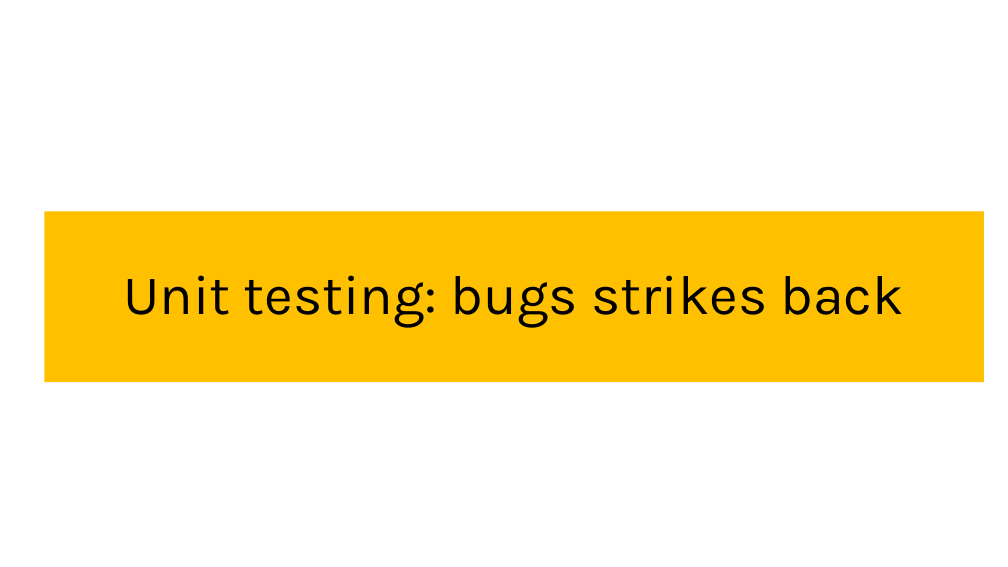
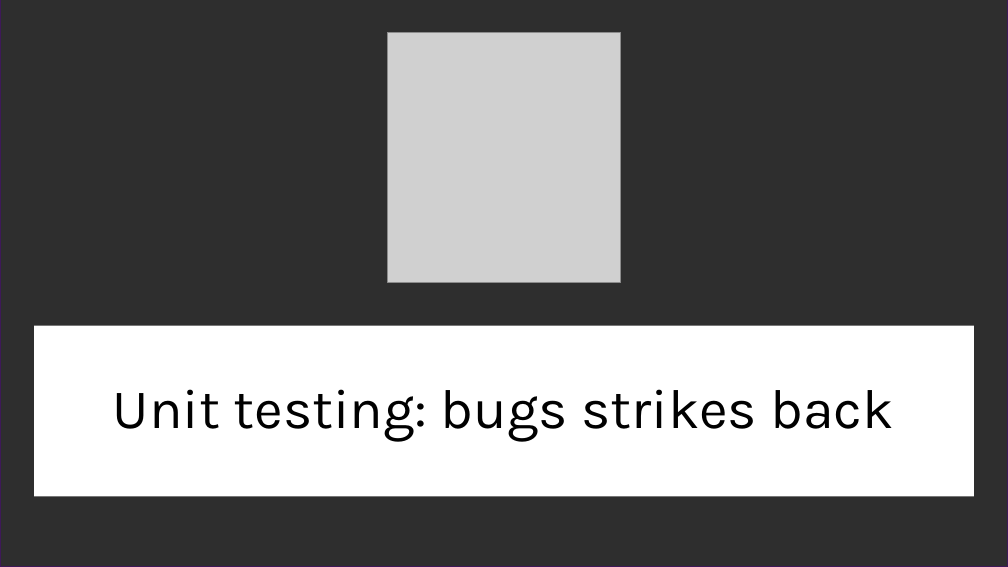
Before and after one commit to Markeli/BugsStrikesBack, a slide deck: slide 1 of docs/Markelow.UnitTests.pptx. Drawn at 1008x567 pixels with LibreOffice and Linux fonts; fonts in the diff are those of the drawing; grey boxes stand for pictures; background and template pictures are left out. Boxes give left, top, right and bottom in pixels: in the first picture for what was removed or moved away, otherwise in the second. Text is boxed around its words. In the diff, an @@ line names an element or a change of style, - is before the commit and + after.

Commit message:
Fixed theme and numeration in presentation

```diff
--- a/docs/Markelow.UnitTests.pptx
+++ b/docs/Markelow.UnitTests.pptx
@@ rectangle added at <box>0,0,1008,567</box>, fill #2E2E2E, outline #3E1A59 1 pt @@
@@ picture added at <box>387,33,621,282</box> @@
@@ title "Unit testing: bugs strikes back": place and size @@
-title "Unit testing: bugs strikes back" at <box>45,211,985,382</box>
+title "Unit testing: bugs strikes back" at <box>34,326,974,497</box>
@@ title "Unit testing: bugs strikes back" at <box>34,326,974,497</box>: fill #FFC000 to #FFFFFF @@
```
Also in this commit, not shown: 45 other slides changed, 7 slides added, 8 slides removed.
